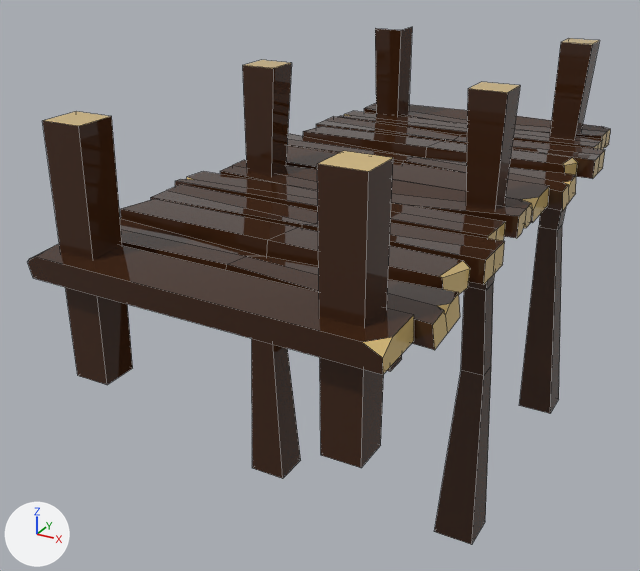
The FBX model PFA-Projet Racine/Assets/Import/Mesh Blender/AUTRE MESH/Ponton.fbx as it was, and as the next commit left it.
Camera for both pictures: a camera (50 mm lens) standing at (7.6, -15.48, 5.82) and looking at (-1.11, 0.37, -2.1). The lights are fixed; the arrows at lower left show +X, +Y and +Z. The picture after the commit comes second. Mesh edges are drawn as thin lines. Where no turn or scale is listed for an object, it has been applied to the vertices.
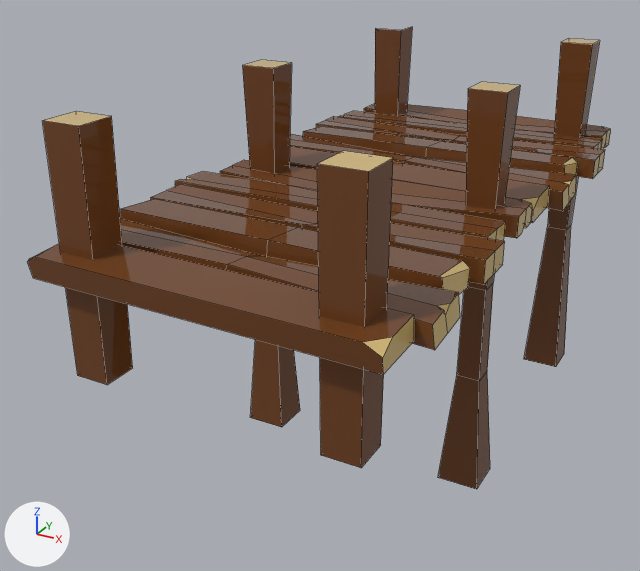
Pixel boxes [x1, y1, x2, y2] of what changed, in the pictures (640 x 571 px; the box of a moved part takes in the faces that stretch with it):
'Cube.116', reshaped, surface changed (11% shorter)
    before: [28, 27, 610, 544]
    after: [28, 27, 610, 489]
part 1 of me_cube_142, moved or reshaped
    before: [434, 284, 493, 544]
    after: [438, 284, 493, 489]
part 2 of me_cube_142, moved or reshaped
    before: [242, 63, 301, 479]
    after: [242, 63, 300, 427]
part 3 of me_cube_142, moved or reshaped
    before: [375, 27, 599, 413]
    after: [375, 27, 599, 367]
part 4 of me_cube_142, surface changed
    before: [28, 27, 609, 544]
    after: [28, 27, 609, 489]

Diff of the bpy script that builds the scene:
```diff
--- a/PFA-Projet Racine/Assets/Import/Mesh Blender/AUTRE MESH/Ponton.fbx.py
+++ b/PFA-Projet Racine/Assets/Import/Mesh Blender/AUTRE MESH/Ponton.fbx.py
@@ me_cube_142 @@
 # used by ob_cube_116; location = (0.0, -1.89, 0.0)
 # before: 222 (2.97, 9.08, -7.43) at pixel (558, 399), 224 (2.97, 8.19, -7.43) at pixel (550, 413), 226 (2.08, 9.08, -7.43), 228 (2.08, 8.19, -7.43) at pixel (519, 405), 230 (-1.96, 9.11, -7.43) at pixel (401, 359)
 # before: 232 (-1.96, 8.22, -7.43) at pixel (390, 371), 234 (-2.85, 9.11, -7.43), 235 (-2.85, 8.22, -7.43), 261 (-1.93, 8.74, -3.06), 263 (-2.47, 8.2, -3.06)
 # before: 264 (-2.47, 8.74, -3.06), 265 (2.57, 8.76, -2.09) at pixel (562, 224), 266 (2.57, 8.27, -2.09) at pixel (557, 230), 267 (2.08, 8.27, -2.09) at pixel (538, 227), 268 (2.08, 8.76, -2.09)
-me_cube_142.from_pydata(...)  # 287 vertices, 198 faces; spans x -3.6..3.69, y -4.1..9.58, z -7.43..2.62
+me_cube_142.from_pydata(...)  # 287 vertices, 198 faces; spans x -3.6..3.69, y -4.1..9.58, z -5.94..2.62
+# me_cube_142 part 1: all 4 vertices in x 2.27..2.77, y 2.27..2.77, z -3.35 are moved by (0.0, -0.26, 0.0)
+# me_cube_142 part 2: all 4 vertices in x -2.63..-2.17, y 1.81..2.27, z -2.27 are moved by (0.0, 0.29, 0.0)
+# me_cube_142 part 3
+for i in [222, 224, 226, 228, 230, 232, 234, 235]: me_cube_142.vertices[i].co += Vector((0.0, 0.0, 1.48))
+for i in [*range(265, 269)]: me_cube_142.vertices[i].co += Vector((0.2, 0.12, 0.0))
+for i in [261, 263, 264]: me_cube_142.vertices[i].co += Vector((-0.2, 0.19, 0.0))
+# me_cube_142 part 4: texture (UV) coordinates of 123 of 198 faces, centred in x -3.18..3.23, y -4.02..9.55, z -5.34..0.97, changed; they spanned u 0.07..0.07, v 0.23..0.24 and now span u 0.07..0.07, v 0.19..0.2
+# other edits to the shape of me_cube_142 do not show in these pictures
 me_cube_142.materials.append(mat_bois_001)
```
